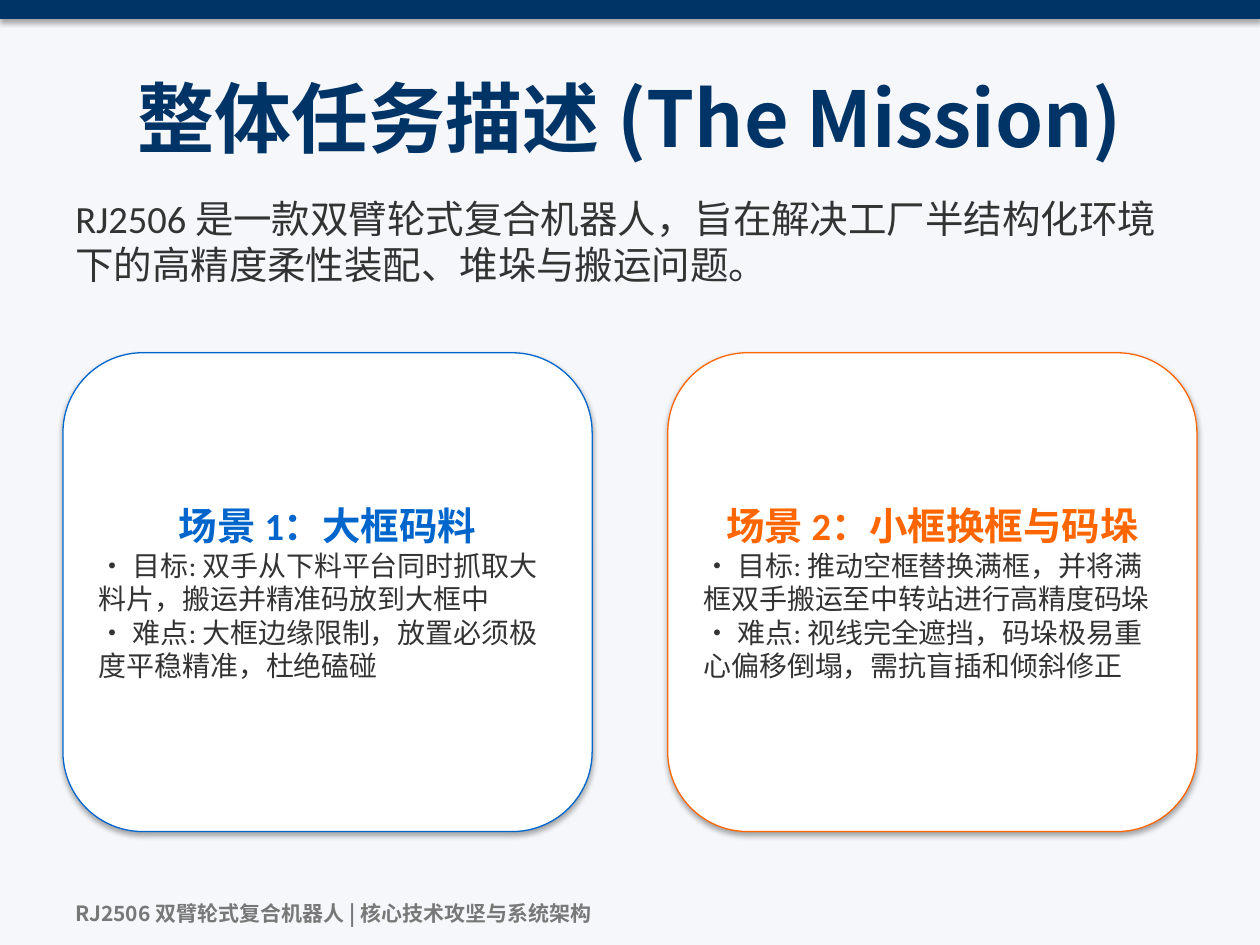
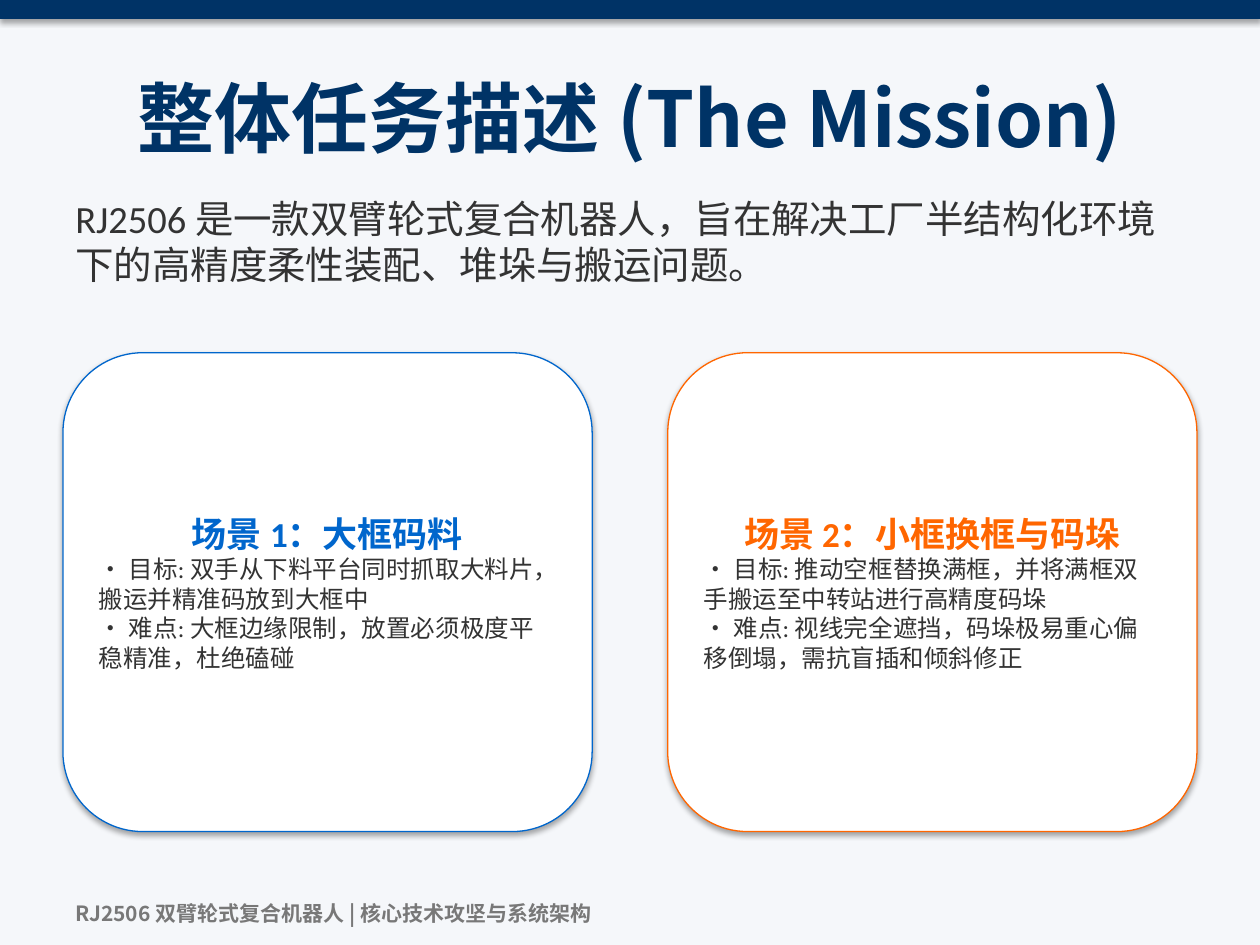
Before and after one commit to lynphoenix/rj2506_core_system, a slide deck: slide 2 of docs/RJ2506_Architecture_V3.pptx. Drawn at 1260x945 pixels with LibreOffice and Linux fonts; fonts in the diff are those of the drawing. Boxes give left, top, right and bottom in pixels: in the first picture for what was removed or moved away, otherwise in the second. Text is boxed around its words. In the diff, an @@ line names an element or a change of style, - is before the commit and + after.

```diff
--- a/docs/RJ2506_Architecture_V3.pptx
+++ b/docs/RJ2506_Architecture_V3.pptx
@@ rounded rectangle "场景 1：大框码料" at (x1=63, y1=353, x2=592, y2=832): size 22 to 20 pt in "场景 1：大框码料"; size 16 to 14 pt in "• 目标: 双手从下料平台同时抓取大料片，搬运并精准码放到大框中 • 难点: 大框边缘限制，放置必须极度平稳精准，杜绝磕 ..." @@
@@ rounded rectangle "场景 2：小框换框与码垛" at (x1=668, y1=353, x2=1197, y2=832): size 22 to 20 pt in "场景 2：小框换框与码垛"; size 16 to 14 pt in "• 目标: 推动空框替换满框，并将满框双手搬运至中转站进行高精度码垛 • 难点: 视线完全遮挡，码垛极易重心偏移倒塌，需 ..." @@
```
Also in this commit, not shown: 7 other slides changed, 1 other file.
